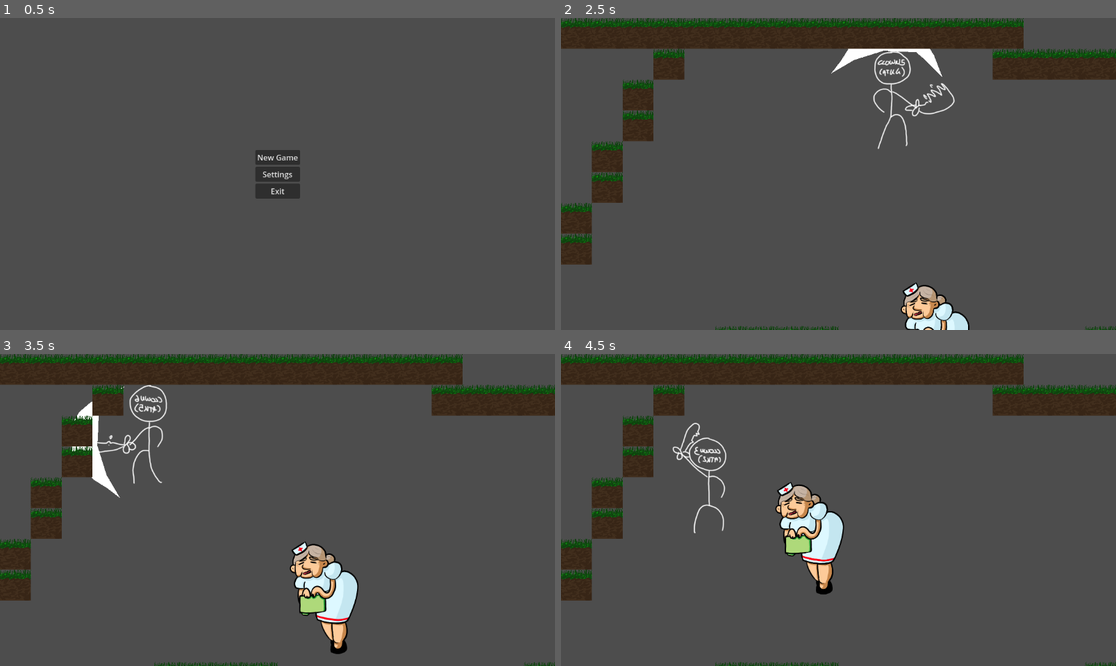
Above: before the commit, frames 1-4 (two rows, left to right).
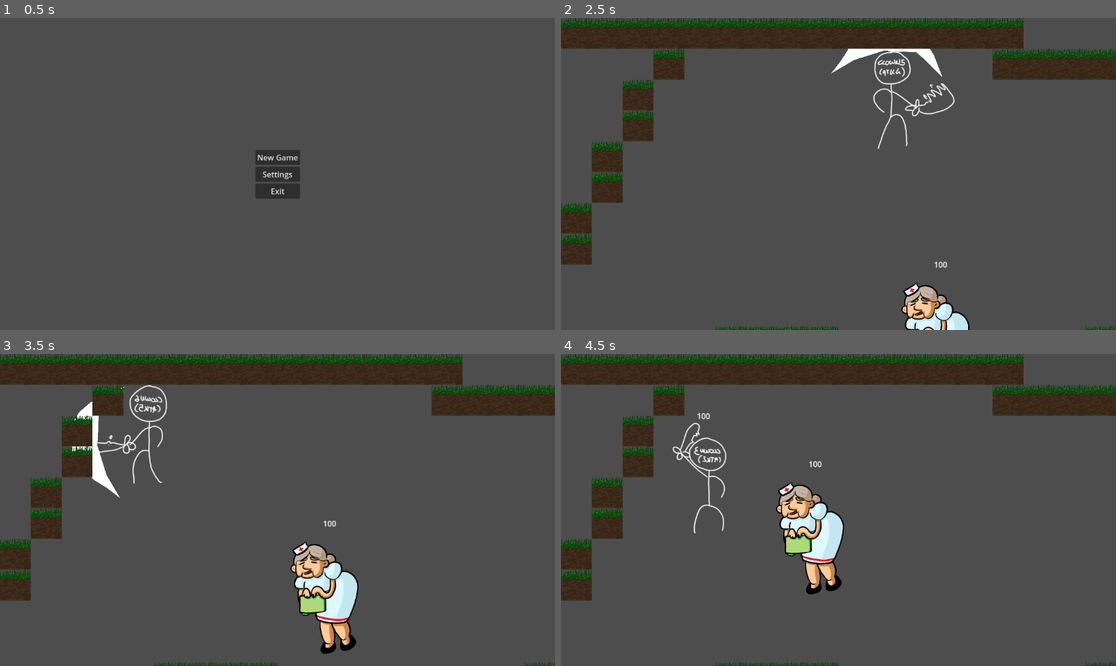
Above: after the commit, the same moments.

Repository: LorenzoFerri/GameJam2024
Game: Godot game, scene res://main_menu.tscn
The game is run twice, just before and just after one commit, with the same random seed, the same clock (stepped at 60 frames per second) and the same inputs.
Inputs (mouse positions are in pixels of both pictures, inside the frame that each line leads up to):
- Up to frame 1 (0.5 s): no input
- Up to frame 2 (2.5 s): click "New Game" at 0.5 s; tap Enter at 1.25 s; move the mouse to (810, 236) at 1.27 s; hold W (move_up) from 1.28 s (still down); click (810, 236) at 1.35 s; move the mouse to (1005, 220) at 2.02 s; click (1005, 220) at 2.1 s
- Up to frame 3 (3.5 s): move the mouse to (111, 463) at 2.77 s; release W (move_up) at 2.78 s; hold A (move_left) from 2.78 s (still down); tap Shift (dash) at 2.85 s; click (111, 463) at 3.05 s
- Up to frame 4 (4.5 s): move the mouse to (866, 510) at 3.52 s; click (866, 510) at 3.6 s; move the mouse to (755, 432) at 4.27 s; release A (move_left) at 4.28 s; hold S (move_down) from 4.28 s (still down); click (755, 432) at 4.35 s

Frame 1 is identical in both runs. In frame 2, 0.3% of the frame differs, in the area x 61-71%, y 77-97%; in frame 3, 0.7%; in frame 4, 0.8%, in the area x 24-51%, y 18-78%.

Commit message:
Some fixes

Diff:
--- a/components/AIComponent.gd
+++ b/components/AIComponent.gd
@@ -9,13 +9,12 @@
 var player_position: Vector2 = Vector2(10, 10)
 
 @onready var sprite = get_parent().get_node("Sprite")
-@onready var hitbox = get_parent().get_node("Hitbox")
+@onready var hitbox: Area2D = get_parent().get_node("Hitbox")
 
 # Called when the node enters the scene tree for the first time.
 func _ready():
 	sprite.animation_looped.connect(attack_anim_ended)
 	sprite.frame_changed.connect(on_frame_changed)
-	hitbox.body_entered.connect(on_hitbox_body_entered)
 
 
 # Called every frame. 'delta' is the elapsed time since the previous frame.
@@ -43,11 +42,10 @@
 		return
 
 	if sprite.get_frame() == 8:
-		hitbox.monitoring = true
-	else:
-		hitbox.monitoring = false
+		for body in hitbox.get_overlapping_bodies():
+			hit_body(body)
 
-func on_hitbox_body_entered(body):
+func hit_body(body):
 	if body.get_name() != "Player":
 		return
 	var hpComp = body.get_node_or_null("HealthComponent")
--- a/enemies/Infermiera.gd
+++ b/enemies/Infermiera.gd
@@ -7,6 +7,10 @@
 
 @onready var navigation_agent: NavigationAgent2D = $NavigationAgent2D
 @onready var health_component = $HealthComponent
+@onready var hp_label = $HpLabel
+@onready var sprite = $Sprite
+@onready var AI_component = $AIComponent
+
 
 func _ready():
 	# These values need to be adjusted for the actor's speed
@@ -31,25 +35,28 @@
 
 func _physics_process(delta):
 	if navigation_agent.is_navigation_finished():
-		if not $AIComponent.is_attacking:
-			$AIComponent.start_attack()
+		if not AI_component.is_attacking:
+			AI_component.start_attack()
 		return
 
-	if $AIComponent.is_attacking:
+	if AI_component.is_attacking:
 		return
 
 	var current_agent_position: Vector2 = global_position
 	var next_path_position: Vector2 = navigation_agent.get_next_path_position()
 
 	velocity = current_agent_position.direction_to(next_path_position) * movement_speed
-	$Sprite.play("walk")
+	sprite.play("walk")
 
 	if velocity.x > 0:
-		$Sprite.scale.x = abs($Sprite.scale.x)
+		sprite.scale.x = abs(sprite.scale.x)
 	else:
-		$Sprite.scale.x = abs($Sprite.scale.x) * -1
+		sprite.scale.x = abs(sprite.scale.x) * -1
 
 	move_and_slide()
 
 func on_is_dead():
 	queue_free()
+
+func update_health(old_value, new_value):
+	hp_label.text = str(new_value)
--- a/enemies/Infermiera.tscn
+++ b/enemies/Infermiera.tscn
@@ -89,7 +89,6 @@
 scale = Vector2(0.5, 0.5)
 sprite_frames = SubResource("SpriteFrames_m8h5w")
 animation = &"walk"
-frame_progress = 0.439547
 offset = Vector2(150, 0)
 
 [node name="AIComponent" parent="." instance=ExtResource("2_y4oc6")]
@@ -98,10 +97,19 @@
 [node name="NavigationAgent2D" type="NavigationAgent2D" parent="."]
 
 [node name="Hitbox" type="Area2D" parent="."]
-monitoring = false
 
 [node name="CollisionShape2D" type="CollisionShape2D" parent="Hitbox"]
 position = Vector2(72, 3.5)
 shape = SubResource("RectangleShape2D_5sy6p")
 
 [node name="HealthComponent" parent="." instance=ExtResource("16_ltvpa")]
+
+[node name="HpLabel" type="Label" parent="."]
+offset_left = -20.0
+offset_top = -153.0
+offset_right = 20.0
+offset_bottom = -130.0
+text = "100"
+
+[connection signal="healed_damage" from="HealthComponent" to="." method="update_health"]
+[connection signal="took_damage" from="HealthComponent" to="." method="update_health"]
--- a/features/player/Player.gd
+++ b/features/player/Player.gd
@@ -11,7 +11,9 @@
 @onready var animated_sprite := $AnimatedSprite2D
 @onready var hurt_box := $HurtBox
 @onready var smear := $HurtBox/Smear
+@onready var hp_label := $HpLabel
 var direction = Vector2.ZERO
+var last_direction: Vector2 = Vector2.RIGHT
 
 func _physics_process(delta):
 	if animated_sprite.animation != "attack":
@@ -19,11 +21,12 @@
 		var direction_y = Input.get_action_strength("move_down") - Input.get_action_strength("move_up")
 		direction = Vector2(direction_x,direction_y).normalized()
 	if direction.length():
+		last_direction = direction
 		velocity = direction * speed + direction * dash_speed
+		hurt_box.rotation = direction.angle()
 	else:
 		velocity *= damping
 
-	hurt_box.rotation = direction.angle()
 
 	if direction.x > 0:
 		animated_sprite.scale.x = 0.5
@@ -77,15 +80,22 @@
 		if animated_sprite.frame == 1:
 			direction /= 10
 		if animated_sprite.frame == 3:
-			hurt_box.monitoring = true
+			for body in hurt_box.get_overlapping_bodies():
+				hit_body(body)
 			smear.visible = true
 			if direction == Vector2.ZERO:
-				if animated_sprite.scale.x >= 0:
-					direction = Vector2.RIGHT
-				else:
-					direction = Vector2.LEFT
+				direction = last_direction
 			direction = direction.normalized() * 2
 		if animated_sprite.frame == 5:
-			hurt_box.monitoring = false
 			smear.visible = false
 			direction /= 10
+
+func update_health(old_value, new_value):
+	hp_label.text = str(new_value)
+
+func hit_body(body):
+	if body.get_name() == "Player":
+		return
+	var hp_comp = body.get_node_or_null("HealthComponent")
+	if hp_comp != null:
+		hp_comp.take_damage(10)
--- a/features/player/Player.tscn
+++ b/features/player/Player.tscn
@@ -85,7 +85,6 @@
 [node name="DashCooldown" type="Timer" parent="."]
 
 [node name="HurtBox" type="Area2D" parent="."]
-monitoring = false
 
 [node name="CollisionPolygon2D" type="CollisionPolygon2D" parent="HurtBox"]
 polygon = PackedVector2Array(52, -136, 99, -47, 101, 35, 38, 106, 150, 40, 155, -50)
@@ -104,6 +103,15 @@
 
 [node name="HealthComponent" parent="." instance=ExtResource("10_5ihta")]
 
+[node name="HpLabel" type="Label" parent="."]
+offset_left = -20.0
+offset_top = -153.0
+offset_right = 20.0
+offset_bottom = -130.0
+text = "100"
+
 [connection signal="timeout" from="DashCooldown" to="." method="_on_dash_cooldown_timeout"]
 [connection signal="animation_finished" from="AnimatedSprite2D" to="." method="_on_animated_sprite_2d_animation_finished"]
 [connection signal="frame_changed" from="AnimatedSprite2D" to="." method="_on_animated_sprite_2d_frame_changed"]
+[connection signal="healed_damage" from="HealthComponent" to="." method="update_health"]
+[connection signal="took_damage" from="HealthComponent" to="." method="update_health"]
--- a/project.godot
+++ b/project.godot
@@ -22,10 +22,6 @@
 [autoload]
 
 SceneManager="*res://SceneManager.gd"
-
-[display]
-
-window/size/mode=3
 
 [editor_plugins]
 
